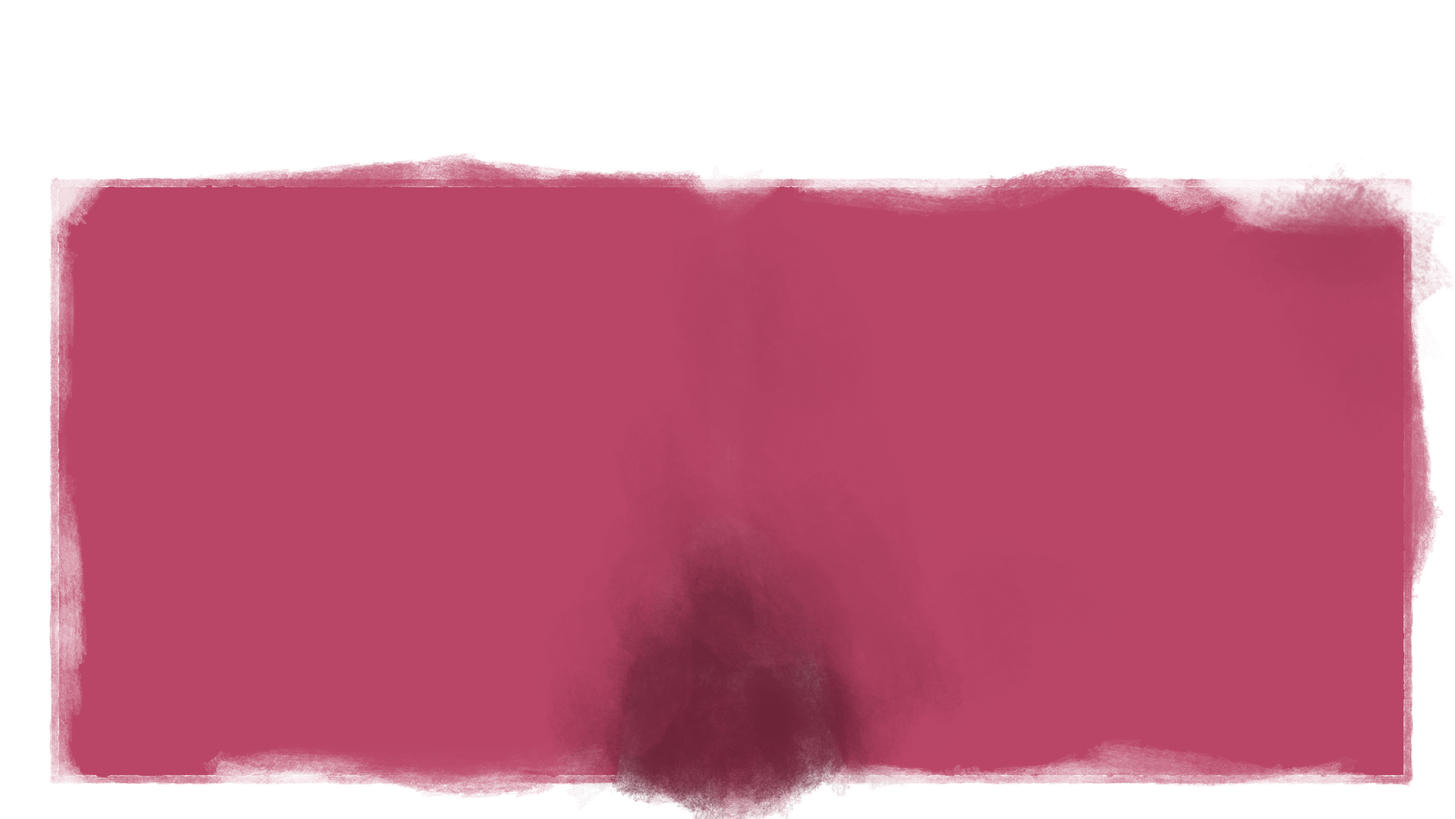
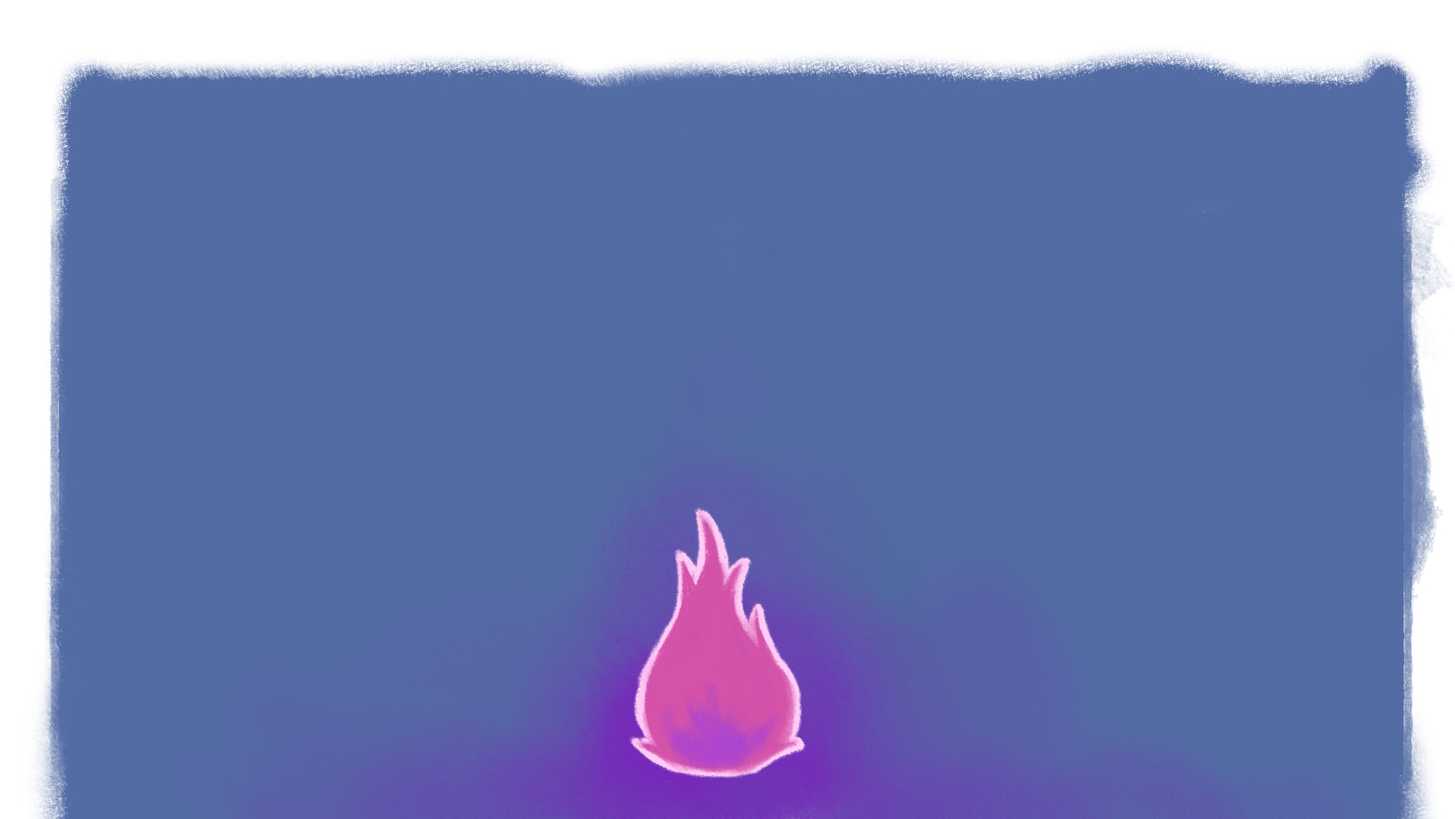
Comparing the layer stacks of the two 1455 x 819 images. Changes:
added layer "Pintar camada 1" (1st of 2) above "Pintar camada 2" over [582, 436, 874, 819]
added layer "Pintar camada 2" (1st of 2) above "Pintar camada 5" over [582, 436, 874, 819]
painted on "Pintar camada 2" (2nd of 2) over [25, 43, 1455, 819]
